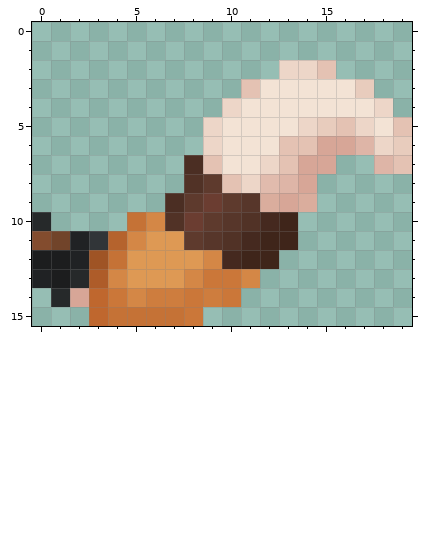
Two states of a pixel-art sprite, PawTotems/assets/minecraft/optifine/cit/f0rzel/wing.png. Above: the version before the commit.
The file is 20x16 pixels. Colours within 5 levels of each other are drawn and written as one.
And afterwards:
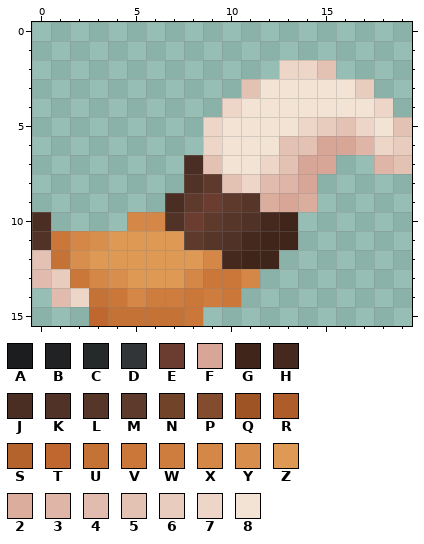
Palette (. is transparent): A #1c1d1e  B #202224  C #26292a  D #313538  E #6b3d31  F #d7a697  G #3f251a  H #45291f  J #4b2e23  K #513226  L #57362a  M #5e3a2d  N #71442a  P #834c2e  Q #9f5425  R #ae5c29  S #b5632d  T #bf672e  U #c57236  V #cb7739  W #ce7d3e  X #d48746  Y #d88e4c  Z #de9954  2 #daad9d  3 #deb5a7  4 #e1bbad  5 #e4c2b3  6 #e8ccbd  7 #edd6c8  8 #f3e3d5
From old to new:
Colour B becomes colour 4 in row 13 at x 0.
Colour C becomes colour 4 in row 14 at x 1.
Colour A becomes colour 5 in row 12 at x 0.
Colour A becomes colour 6 in row 13 at x 1.
Colour F becomes colour 7 in row 14 at x 2.
Colour C becomes colour J in row 10 at x 0.
Colour P becomes colour K in row 11 at x 0.
Colour A becomes colour U in row 12 at x 1.
Colour T becomes colour U in row 14 at x 3.
Colour C becomes colour V in row 13 at x 2.
Colour N becomes colour V in row 11 at x 1.
Colour B becomes colour X in row 11 at x 2.
Colour R becomes colour X in row 13 at x 3.
Colour U becomes colour X in row 10 at x 5.
Colour B becomes colour Y in row 12 at x 2.
Colour D becomes colour Y in row 11 at x 3.
Colour X becomes colour Y in row 13 at x 4.
Colour Q becomes colour Z in row 12 at x 3.
Colour S becomes colour Z in row 11 at x 4.
Colour U becomes colour Z in row 12 at x 4.
Colour X becomes colour Z in row 11 at x 5.
